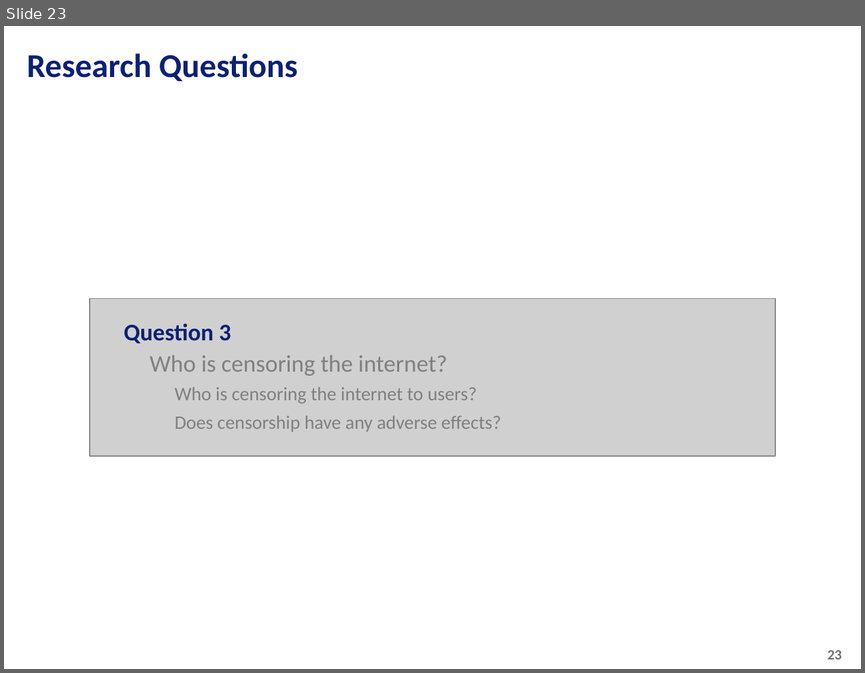
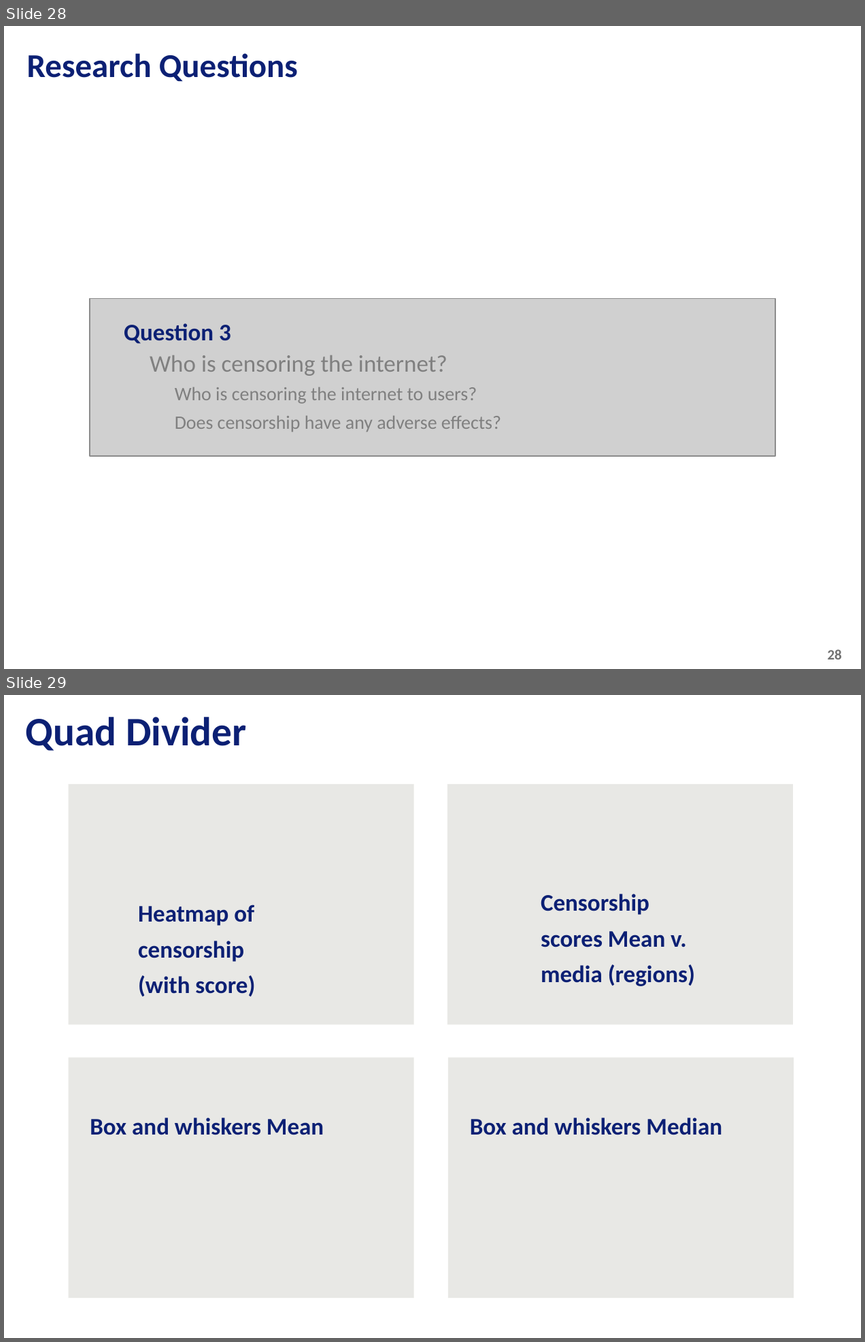
Before and after one commit to tiascott01/07_GroupProject1, a slide deck: Data Presentation.pptx. Shown one above the other, each under a label of ours: slide 23 before the commit, slides 28 and 29 after it. The pictures are 865x673 and 865x1342 pixels, drawn with LibreOffice and Linux fonts; fonts in the diff are those of the drawing; grey boxes stand for pictures; background and template pictures are left out. Boxes give left, top, right and bottom in pixels: in the first picture for what was removed or moved away, otherwise in the second. Text is boxed around its words. In the diff, an @@ line names an element or a change of style, - is before the commit and + after.

```diff
--- a/Data Presentation.pptx
+++ b/Data Presentation.pptx
@@ slide 29 added at (4, 695, 861, 1338), background picture (left out) @@
@@ text added at (26, 717, 247, 751), 34 pt, text #0C2074, bold @@
+Quad Divider
@@ rectangle added at (68, 784, 413, 1025), fill #E8E8E5 @@
@@ rectangle added at (447, 784, 792, 1025), fill #E8E8E5 @@
@@ text added at (541, 894, 695, 986), 20 pt, text #0C2074, bold @@
+Censorship scores Mean v. media (regions)
@@ text added at (138, 904, 255, 996), 20 pt, text #0C2074, bold @@
+Heatmap of censorship (with score)
@@ rectangle added at (68, 1057, 413, 1298), fill #E8E8E5 @@
@@ rectangle added at (448, 1057, 793, 1298), fill #E8E8E5 @@
@@ text added at (90, 1117, 324, 1135), 20 pt, text #0C2074, bold @@
+Box and whiskers Mean
@@ text added at (470, 1117, 722, 1135), 20 pt, text #0C2074, bold @@
+Box and whiskers Median
@@ what was slide 23 is now slide 28 @@
@@ page number at (827, 649, 842, 659): text changed @@
-23
+28
```
Also in this commit, not shown: 1 slide changed, 11 other slides added, 4 slides removed.
